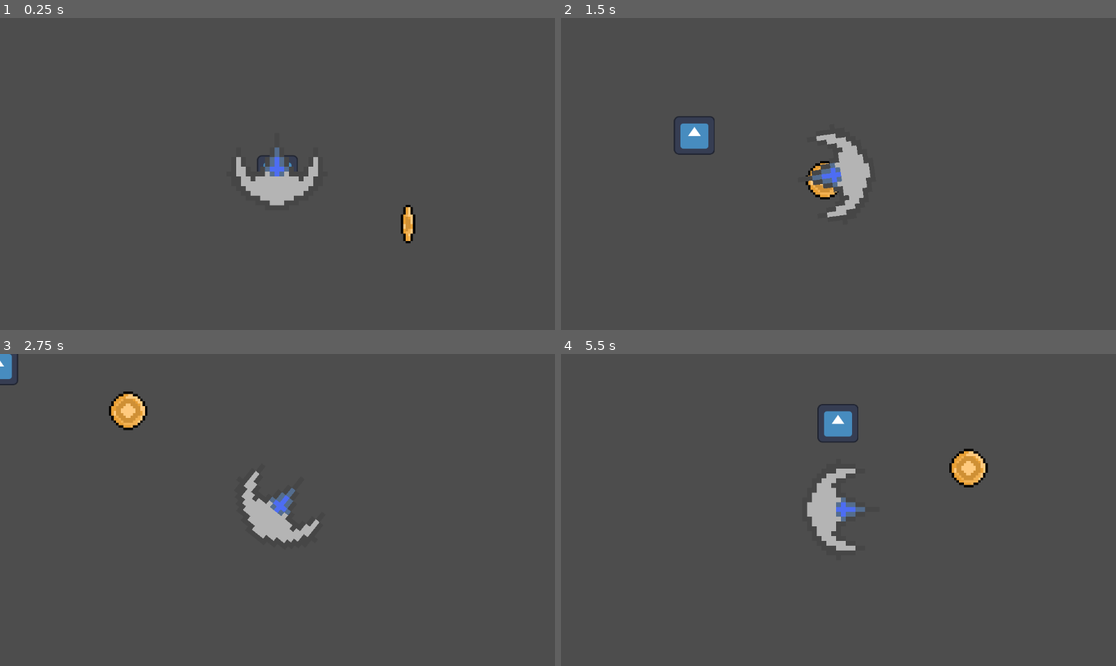
Above: before the commit, frames 1-4 (two rows, left to right).
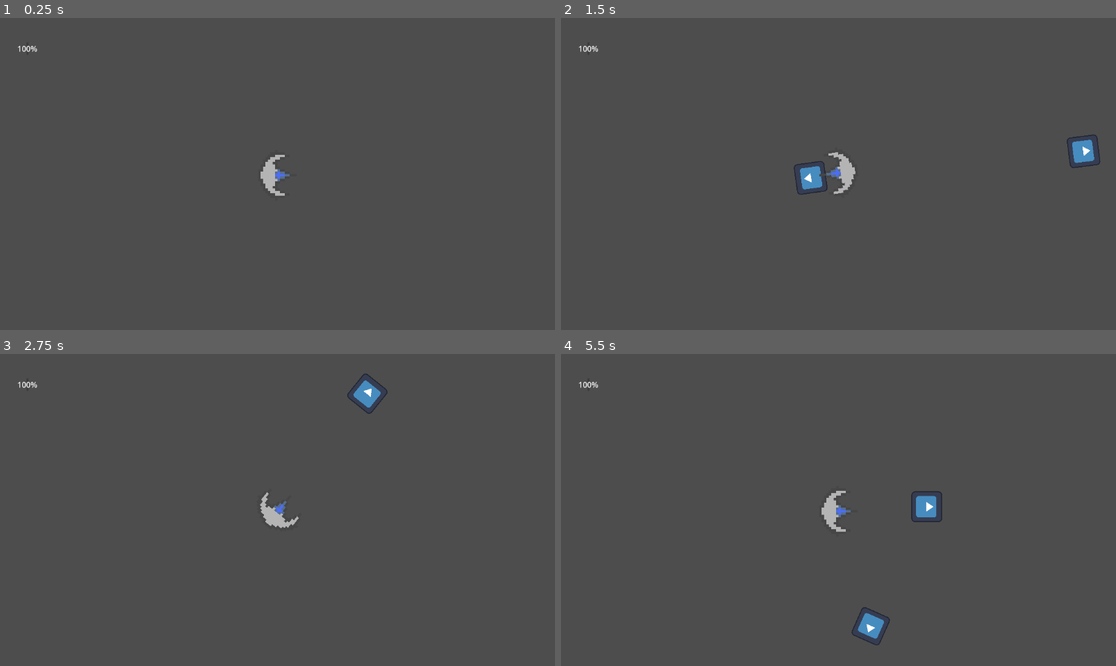
Above: after the commit, the same moments.

Repository: karlowinner/DDU
Game: Godot game, scene res://main_scene.tscn
Same seed, same stepped clock (60 frames per second), same inputs: the game is played once before the commit and once after it. The engine's default icon, where the game draws it, is replaced by a stand-in: a white triangle on a blue panel in a dark square.
Inputs (mouse positions are in pixels of both pictures, inside the frame that each line leads up to):
- Up to frame 1 (0.25 s): no input
- Up to frame 2 (1.5 s): move the mouse to (960, 158) at 0.52 s; hold Right (ui_right) 0.53-1.28 s; click (960, 158) at 0.6 s; move the mouse to (727, 189) at 1.27 s; hold Down (ui_down) from 1.28 s (still down); click (727, 189) at 1.35 s
- Up to frame 3 (2.75 s): move the mouse to (333, 441) at 2.02 s; release Down (ui_down) at 2.03 s; hold Right (ui_right) from 2.03 s (still down); click (333, 441) at 2.1 s
- Up to frame 4 (5.5 s): move the mouse to (810, 572) at 2.77 s; release Right (ui_right) at 2.78 s; hold Up (ui_up) 2.78-3.53 s; click (810, 572) at 2.85 s; move the mouse to (1005, 556) at 3.52 s; hold Left (ui_left) 3.53-5.03 s; click (1005, 556) at 3.6 s; move the mouse to (672, 463) at 4.27 s; click (672, 463) at 4.35 s; move the mouse to (866, 510) at 5.02 s; hold Down (ui_down) from 5.03 s (still down); click (866, 510) at 5.1 s

The runs differ from the first frame. In frame 1, 1.5% of the frame differs, in the area x 3-75%, y 8-73%; in frame 2, 2.4%; in frame 3, 2.3%; in frame 4, 3.0%, in the area x 3-77%, y 8-94%.
Error before the commit: Invalid access to property or key 'add_child' on a base object of type 'null instance'. (res://player.gd:36)

Commit message:
Add files via upload

Diff:
--- /dev/null
+++ b/collision_projectile.gd
@@ -0,0 +1 @@
+extends CollisionShape2D
--- a/main_scene.tscn
+++ b/main_scene.tscn
@@ -1,13 +1,47 @@
-[gd_scene load_steps=4 format=3 uid="uid://vfwistyvayop"]
+[gd_scene load_steps=7 format=3 uid="uid://be1iy0pv5jkvp"]
 
-[ext_resource type="PackedScene" uid="uid://cike7ssnuaboq" path="res://node_2d.tscn" id="1_2c62f"]
-[ext_resource type="PackedScene" uid="uid://bxwx0kja5w7yf" path="res://projectile.tscn" id="2_d5x1h"]
-[ext_resource type="PackedScene" uid="uid://csv0dyktyx3rg" path="res://area_2d.tscn" id="2_gyfs4"]
+[ext_resource type="PackedScene" uid="uid://d4fhc6mbxa7y4" path="res://player.tscn" id="1_0f027"]
+[ext_resource type="Texture2D" uid="uid://dido7xkuml03o" path="res://icon.svg" id="3_d5x1h"]
+[ext_resource type="Script" uid="uid://rsafku31gkc1" path="res://sprite_2d.gd" id="4_8mm7a"]
+
+[sub_resource type="GDScript" id="GDScript_gyfs4"]
+
+[sub_resource type="RectangleShape2D" id="RectangleShape2D_gyfs4"]
+size = Vector2(122, 128)
+
+[sub_resource type="RectangleShape2D" id="RectangleShape2D_hq1ik"]
+size = Vector2(122, 127)
 
 [node name="main_scene" type="Node2D"]
+script = SubResource("GDScript_gyfs4")
 
-[node name="coin" parent="." instance=ExtResource("2_gyfs4")]
+[node name="player" parent="." instance=ExtResource("1_0f027")]
 
-[node name="projectile" parent="." instance=ExtResource("2_d5x1h")]
+[node name="enemy" type="CharacterBody2D" parent="."]
+position = Vector2(380, 105)
 
-[node name="player" parent="." instance=ExtResource("1_2c62f")]
+[node name="Sprite2D" type="Sprite2D" parent="enemy"]
+texture = ExtResource("3_d5x1h")
+script = ExtResource("4_8mm7a")
+
+[node name="Area2D" type="Area2D" parent="enemy/Sprite2D"]
+collision_layer = 4
+collision_mask = 2
+
+[node name="CollisionShape2D" type="CollisionShape2D" parent="enemy/Sprite2D/Area2D"]
+position = Vector2(0, 1)
+shape = SubResource("RectangleShape2D_gyfs4")
+
+[node name="CollisionShape2D" type="CollisionShape2D" parent="enemy"]
+position = Vector2(0, 0.5)
+shape = SubResource("RectangleShape2D_hq1ik")
+
+[node name="CanvasLayer" type="CanvasLayer" parent="."]
+
+[node name="healthbar" type="ProgressBar" parent="CanvasLayer"]
+offset_left = 55.0
+offset_top = 50.0
+offset_right = 59.0
+offset_bottom = 77.0
+
+[connection signal="area_entered" from="enemy/Sprite2D/Area2D" to="enemy/Sprite2D" method="_on_area_2d_area_entered"]
--- a/player.gd
+++ b/player.gd
@@ -1,36 +1,60 @@
 extends CharacterBody2D
 
 var character_speed = 400
+@onready var main = get_tree().current_scene
+@onready var projectile = load("res://projectile.tscn")
 
-func _physics_process(delta: float) -> void:
+func _physics_process(_delta: float) -> void:
 	var direction = Input.get_vector("ui_left","ui_right","ui_up","ui_down")
 	velocity = direction * character_speed
 	move_and_slide()
 
-
 func _process(_delta: float) -> void:
 	look_at(get_global_mouse_position())
-	rotation=(get_global_mouse_position()-global_position).angle()+deg_to_rad(90) #rotated 90 degrees to point it to mouse position start position
+	rotation = (get_global_mouse_position() - global_position).angle() + deg_to_rad(90)
 
-@onready var main = get_tree().get_root().get_node("main")
-@onready var projectile = load("res://projectile.tscn")
-
-func _input(event):
+func _input(_event):
 	if Input.is_action_just_pressed("shoot"):
 		shoot()
-		#runs func shoot on costum event
 
 func shoot():
 	var instance = projectile.instantiate()
 	instance.dir = rotation
 	instance.spawnPos = global_position
 	instance.spawnRot = rotation
-	instance.zdex =z_index-1
+	instance.zdex = z_index - 1
 
 	var base_velocity = Vector2(0, -instance.Speed).rotated(instance.dir)
-	#beregner projektiles fart
+	instance.initial_velocity = base_velocity + velocity
 
-	instance.initial_velocity =base_velocity+get_real_velocity()
-	#ligger spilleren hastighed
+	main.call_deferred("add_child", instance)
 
-	main.add_child.call_deferred(instance)
+
+@export var health_max: int = 100
+var health: int
+@onready var health_bar: ProgressBar =$"../CanvasLayer/healthbar"
+@onready var enemy: Node2D=$"../enemy"
+
+func _ready() -> void:
+	health = health_max
+	health_bar.min_value = 0
+	health_bar.max_value = health_max
+	health_bar.value = health
+	print("healthbar:",health_bar)
+
+
+func die()->void:
+	get_tree().change_scene_to_file("res://gameover.tscn")
+
+func take_damage(amount: int) -> void:
+	health -= amount
+	if health <= 0:
+		print("Player døde!")
+		die()
+	if health_bar:
+		health_bar.value = health
+
+#func _on_hit_box_body_entered(body: Node2D) -> void:
+#	if body is enemy:
+#		died.emit()
+#		queue_free()
--- /dev/null
+++ b/player.tscn
@@ -0,0 +1,21 @@
+[gd_scene load_steps=4 format=3 uid="uid://d4fhc6mbxa7y4"]
+
+[ext_resource type="Script" uid="uid://dbqvn3sqkn4i5" path="res://player.gd" id="1_onrkg"]
+[ext_resource type="Texture2D" uid="uid://dkpqxke0b8xyb" path="res://pixilart-drawing.png" id="2_i3pqv"]
+
+[sub_resource type="CircleShape2D" id="CircleShape2D_hqtel"]
+radius = 11.0
+
+[node name="player" type="CharacterBody2D"]
+scale = Vector2(5, 5)
+script = ExtResource("1_onrkg")
+
+[node name="CollisionShape2D" type="CollisionShape2D" parent="."]
+shape = SubResource("CircleShape2D_hqtel")
+
+[node name="Pixilart-drawing" type="Sprite2D" parent="."]
+texture_filter = 1
+position = Vector2(2, 1)
+texture = ExtResource("2_i3pqv")
+
+[node name="Camera2D" type="Camera2D" parent="."]
--- a/project.godot
+++ b/project.godot
@@ -10,8 +10,8 @@
 
 [application]
 
-config/name="DDU spil projekt"
-run/main_scene="uid://vfwistyvayop"
+config/name="ska redes"
+run/main_scene="uid://be1iy0pv5jkvp"
 config/features=PackedStringArray("4.4", "Forward Plus")
 config/icon="res://icon.svg"
 
@@ -51,10 +51,10 @@
 }
 shoot={
 "deadzone": 0.2,
-"events": [Object(InputEventMouseButton,"resource_local_to_s …(136 unchanged characters)… alse,"button_mask":1,"position":Vector2(228, 6),"global_position":Vector2(237, 54),"factor":1.0,"button_index":1,"canceled":false,"pressed":true,"double_click":false,"script":null)
+"events": [Object(InputEventMouseButton,"resource_local_to_s …(136 unchanged characters)… alse,"button_mask":1,"position":Vector2(483, 22),"global_position":Vector2(492, 70),"factor":1.0,"button_index":1,"canceled":false,"pressed":true,"double_click":false,"script":null)
 ]
 }
 
 [layer_names]
 
-2d_physics/layer_5="coin"
+2d_physics/layer_3="enemy"
--- a/projectile.gd
+++ b/projectile.gd
@@ -15,3 +15,7 @@
 
 func _physics_process(delta: float) -> void:
 	global_position+=initial_velocity*delta
+
+
+func _on_hitbox_area_entered(area: Area2D) -> void:
+	queue_free()
--- a/projectile.tscn
+++ b/projectile.tscn
@@ -1,18 +1,33 @@
-[gd_scene load_steps=4 format=3 uid="uid://bxwx0kja5w7yf"]
+[gd_scene load_steps=5 format=3 uid="uid://dl6j3m30xhxd5"]
 
-[ext_resource type="Script" uid="uid://dusrn8y007t64" path="res://projectile.gd" id="1_qxf0c"]
-[ext_resource type="Texture2D" uid="uid://dbxkssip88uxv" path="res://icon.svg" id="2_dgwo2"]
+[ext_resource type="Script" uid="uid://c78y54algd4cc" path="res://projectile.gd" id="1_qxf0c"]
+[ext_resource type="Texture2D" uid="uid://dido7xkuml03o" path="res://icon.svg" id="2_dgwo2"]
 
-[sub_resource type="CircleShape2D" id="CircleShape2D_sxmqc"]
-radius = 55.0818
+[sub_resource type="CircleShape2D" id="CircleShape2D_qxf0c"]
+radius = 43.0465
 
-[node name="projectile" type="CharacterBody2D"]
+[sub_resource type="CircleShape2D" id="CircleShape2D_dgwo2"]
+radius = 43.0116
+
+[node name="projectile" type="CharacterBody2D" groups=["projectile"]]
+collision_layer = 16
+collision_mask = 16
 script = ExtResource("1_qxf0c")
 
+[node name="CollisionShape2D" type="CollisionShape2D" parent="."]
+shape = SubResource("CircleShape2D_qxf0c")
+
 [node name="Icon" type="Sprite2D" parent="."]
-position = Vector2(-9.53674e-07, -1.19209e-07)
-scale = Vector2(0.664063, 0.625)
+texture_filter = 1
+scale = Vector2(0.5, 0.5)
 texture = ExtResource("2_dgwo2")
 
-[node name="CollisionShape2D" type="CollisionShape2D" parent="."]
-shape = SubResource("CircleShape2D_sxmqc")
+[node name="Hitbox" type="Area2D" parent="."]
+collision_layer = 2
+collision_mask = 4
+
+[node name="CollisionShape2D" type="CollisionShape2D" parent="Hitbox"]
+shape = SubResource("CircleShape2D_dgwo2")
+
+[connection signal="area_entered" from="Hitbox" to="." method="_on_hitbox_area_entered"]
+[connection signal="body_entered" from="Hitbox" to="." method="_on_hitbox_body_entered"]
--- /dev/null
+++ b/sprite_2d.gd
@@ -0,0 +1,38 @@
+extends Sprite2D
+@export var speed: float=100
+@export var area_min: Vector2=Vector2(0,1152)
+@export var area_max: Vector2=Vector2(300,520)
+
+@onready var ninja: CharacterBody2D=get_node("../../player")
+@export var damage:int=20
+@export var damage_cooldown:float=1
+var time_since_last_hit:float=0
+var hp=10
+
+func _ready() -> void:
+	var random_x =randf_range(area_min.x,area_max.x)
+	var random_y =randf_range(area_min.y,area_max.y)
+	position=Vector2(random_x,random_y)
+
+
+
+func _process(delta: float) -> void:
+	time_since_last_hit+=delta
+
+	if ninja:
+		var direction=(ninja.global_position-global_position).normalized()
+		position+=direction*speed*delta
+
+	if global_position.distance_to(ninja.position)<120:
+		if time_since_last_hit>=damage_cooldown:
+			ninja.take_damage(damage)
+			time_since_last_hit=0
+
+
+var enemy_health=100
+
+func _on_area_2d_area_entered(area: Area2D) -> void:
+	enemy_health-=damage
+	if enemy_health<=0:
+		#tilfør animation
+		queue_free()
Not shown, added: collision_projectile.gd.uid
Not shown, changed: icon.svg.import
Not shown, changed: pixilart-drawing.png.import
Not shown, changed: player.gd.uid
Not shown, changed: projectile.gd.uid
Not shown, added: sprite_2d.gd.uid
